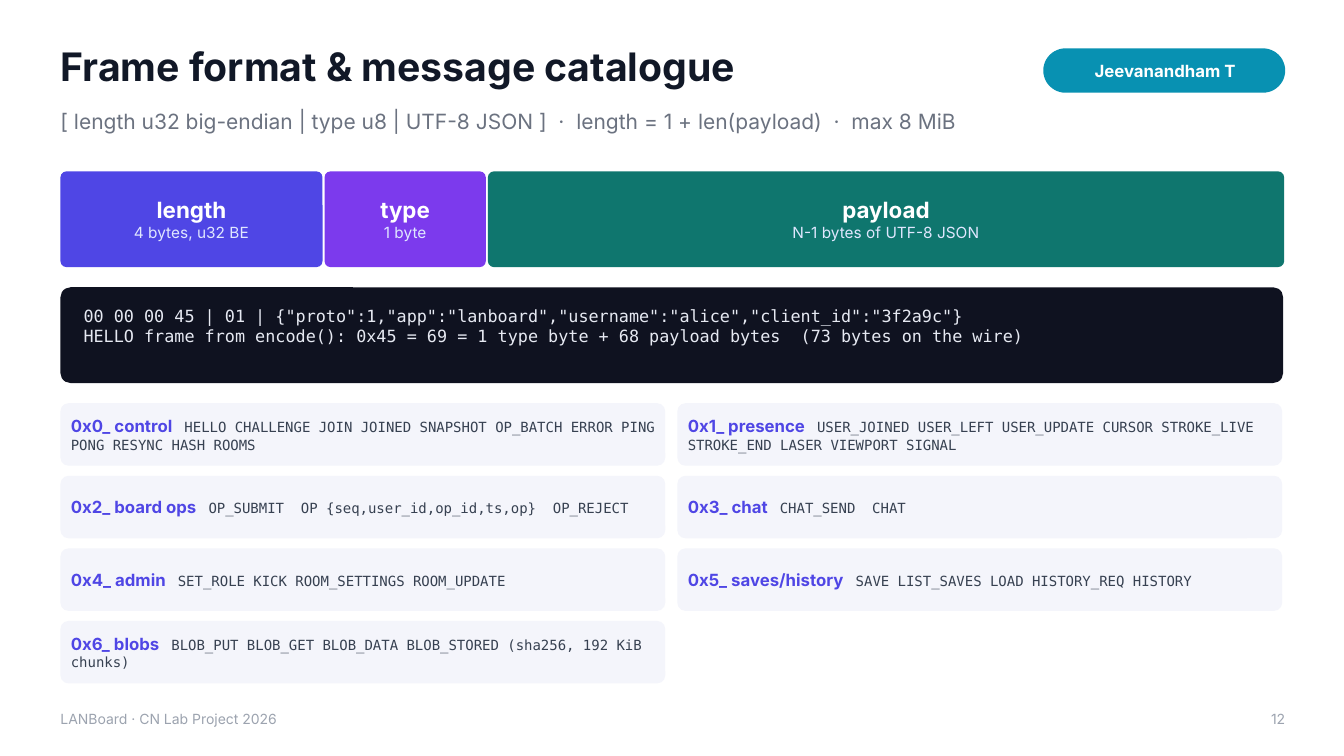
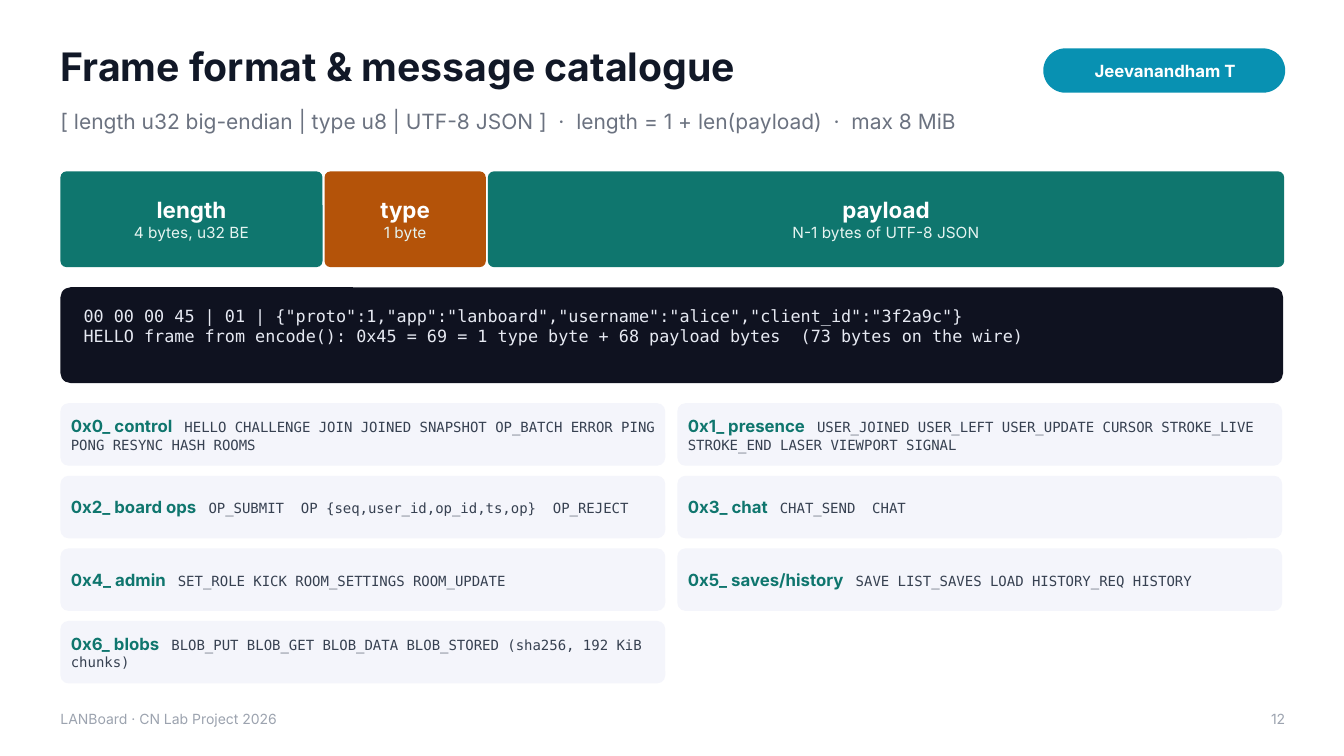
Before and after one commit to YashvanthSankar/cn-course-project, a slide deck: slide 12 of docs/LANBoard_Presentation.pptx. Drawn at 1344x756 pixels with LibreOffice and Linux fonts; fonts in the diff are those of the drawing. Boxes give left, top, right and bottom in pixels: in the first picture for what was removed or moved away, otherwise in the second. Text is boxed around its words. In the diff, an @@ line names an element or a change of style, - is before the commit and + after.

Commit message:
ui+docs: flat teal and amber brand, no purple gradients
- theme: deep-teal accent (#0f766e light, #14a090 dark) and amber second
  colour; primary/danger buttons, chat bubbles, active tool, sliders and
  the Network header are flat colours; accent_gradient() is now a flat brush
- logo and macOS icon: flat teal tile, white squiggle, amber node
- connect dialog hero: flat deep-teal panel
- PDF styles, all diagrams and the deck recoloured the same way; the
  22 screenshots retaken from the real app; PDF and PPTX rebuilt
- test_dashboard: do the op-rate check before cutting bob's connection
  (it stalled only on the macOS CI runner) and report the bot's queue
  if it ever does not settle

```diff
--- a/docs/LANBoard_Presentation.pptx
+++ b/docs/LANBoard_Presentation.pptx
@@ rounded rectangle "length" at [60,171,323,267]: fill #4F46E5 to #0F766E @@
@@ rounded rectangle "type" at [325,171,486,267]: fill #7C3AED to #B45309 @@
@@ text in rounded rectangle at [134,226,248,241]: text colour #E0E7FF to #E6F4F1 in "4 bytes, u32 BE" @@
@@ text in rounded rectangle at [384,226,426,241]: text colour #E0E7FF to #E6F4F1 in "1 byte" @@
@@ rounded rectangle "0x0_ control HELLO CHALLENGE JOIN ..." at [60,403,665,466]: text colour #4F46E5 to #0F766E in "0x0_ control" @@
@@ rounded rectangle "0x1_ presence USER_JOINED USER_LEFT USER_UPDATE ..." at [678,403,1282,466]: text colour #4F46E5 to #0F766E in "0x1_ presence" @@
@@ rounded rectangle "0x2_ board ops OP_SUBMIT OP ..." at [60,476,665,538]: text colour #4F46E5 to #0F766E in "0x2_ board ops" @@
@@ rounded rectangle "0x3_ chat CHAT_SEND CHAT" at [678,476,1282,538]: text colour #4F46E5 to #0F766E in "0x3_ chat" @@
@@ rounded rectangle "0x4_ admin SET_ROLE KICK ROOM_SETTINGS ..." at [60,548,665,611]: text colour #4F46E5 to #0F766E in "0x4_ admin" @@
@@ rounded rectangle "0x5_ saves/history SAVE LIST_SAVES LOAD ..." at [678,548,1282,611]: text colour #4F46E5 to #0F766E in "0x5_ saves/history" @@
@@ rounded rectangle "0x6_ blobs BLOB_PUT BLOB_GET BLOB_DATA ..." at [60,621,665,684]: text colour #4F46E5 to #0F766E in "0x6_ blobs" @@
```
Also in this commit, not shown: 21 other slides changed, 39 other files.
